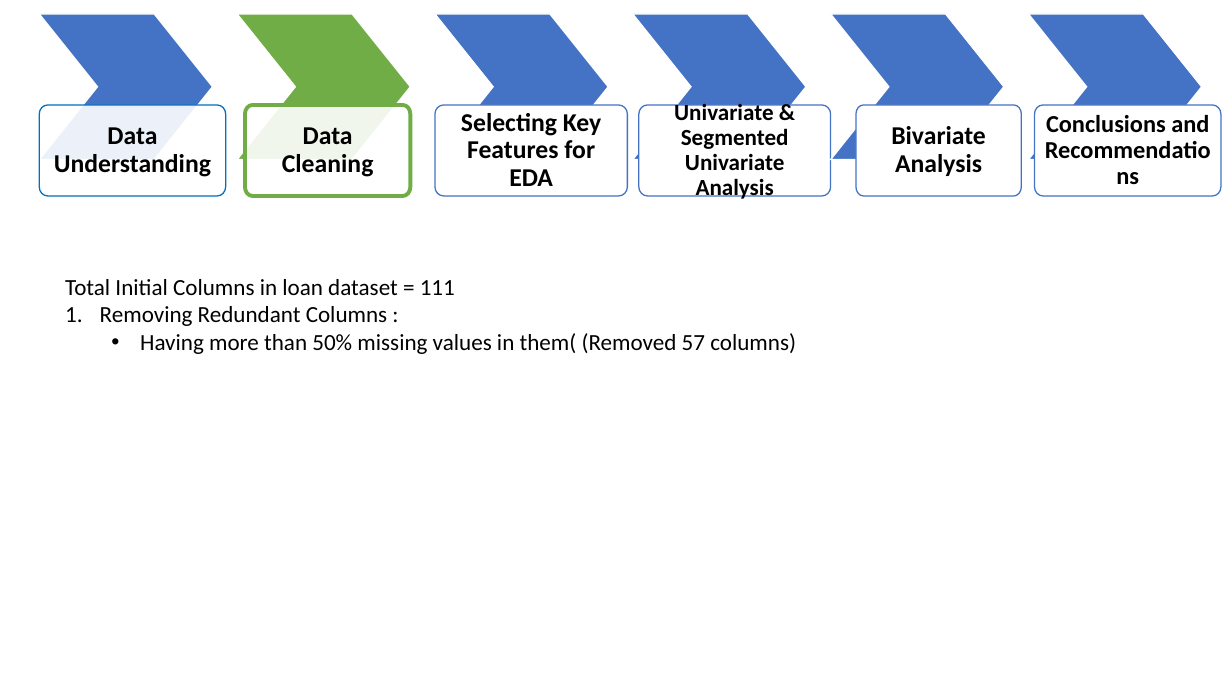
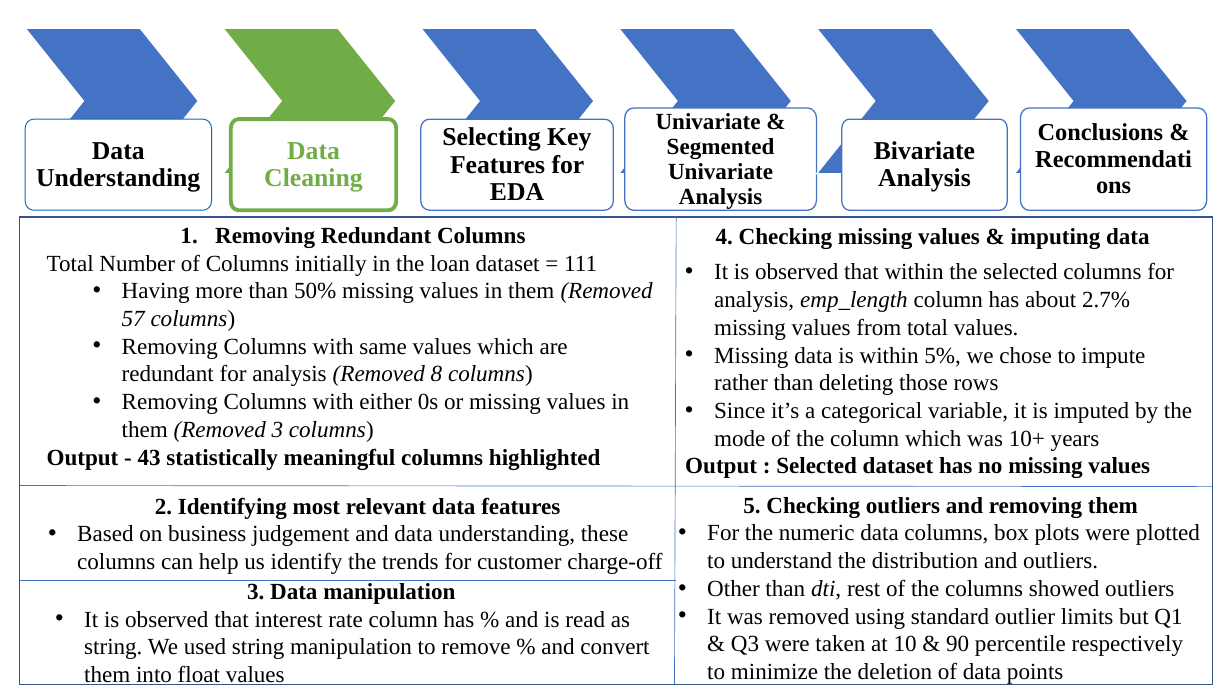
Before and after one commit to karthickchetti/LendingClubCaseStudy, a slide deck: slide 4 of LC_EDA.pptx. Drawn at 1232x693 pixels with LibreOffice and Linux fonts; fonts in the diff are those of the drawing. Boxes give left, top, right and bottom in pixels: in the first picture for what was removed or moved away, otherwise in the second. Text is boxed around its words. In the diff, an @@ line names an element or a change of style, - is before the commit and + after.

```diff
--- a/LC_EDA.pptx
+++ b/LC_EDA.pptx
@@ 6 chevrons, 4 freeform shapes: place and size @@
-6 chevrons, 4 freeform shapes at box(40, 14, 1202, 196)
+6 chevrons, 4 freeform shapes at box(25, 29, 1188, 210)
@@ freeform shape "Data Understanding" at box(25, 119, 212, 210): font Calibri to Times New Roman; outline #0070C0 1 pt to #0070C0 0.75 pt @@
@@ freeform shape "Data Cleaning" at box(231, 119, 396, 210): font Calibri to Times New Roman, text colour #000000 to #70AD47 @@
@@ font Calibri to Times New Roman in 3 elements at box(842, 119, 1007, 210), box(421, 119, 613, 210), box(625, 108, 817, 211) @@
@@ freeform shape "Univariate & Segmented Univariate Analysis": place and size @@
-freeform shape "Univariate & Segmented Univariate Analysis" at box(639, 105, 831, 196)
+freeform shape "Univariate & Segmented Univariate Analysis" at box(625, 108, 817, 211)
@@ freeform shape "Conclusions & Recommendations": place and size @@
-freeform shape "Conclusions & Recommendations" at box(1035, 105, 1222, 196)
+freeform shape "Conclusions & Recommendations" at box(1020, 108, 1207, 211)
@@ text in freeform shape at box(1038, 123, 1164, 141): text changed; font Calibri to Times New Roman @@
-Conclusions and Recommendations
+Conclusions & Recommendations
@@ rectangle added at box(19, 217, 1213, 685), outline #325491 1 pt @@
@@ text at box(47, 227, 653, 470): text changed; font Calibri to Times New Roman @@
-Total Initial Columns in loan dataset = 111
-1. Removing Redundant Columns :
-  • Having more than 50% missing values in them( (Removed 57 columns)
+1. Removing Redundant Columns
+Total Number of Columns initially in the loan dataset = 111
+  • Having more than 50% missing values in them (Removed 57 columns)
+  • Removing Columns with same values which are redundant for analysis (Removed 8 columns)
+  • Removing Columns with either 0s or missing values in them (Removed 3 columns)
+Output - 43 statistically meaningful columns highlighted
@@ line added from (675, 685) to (677, 217), #4472C4 0.5 pt @@
@@ text added at box(716, 228, 1150, 249), 18 pt, text #000000, bold @@
+4. Checking missing values & imputing data
@@ text added at box(685, 262, 1192, 478), 18 pt, text #000000 @@
+• It is observed that within the selected columns for analysis, emp_length column has about 2.7% missing values from total values.
+• Missing data is within 5%, we chose to impute rather than deleting those rows
+• Since it’s a categorical variable, it is imputed by the mode of the column which was 10+ years
+Output : Selected dataset has no missing values
@@ line added from (19, 486) to (1213, 487), #4472C4 0.5 pt @@
@@ text added at box(77, 497, 662, 574), 18 pt, text #000000 @@
+2. Identifying most relevant data features
+• Based on business judgement and data understanding, these columns can help us identify the trends for customer charge-off
@@ text added at box(707, 497, 1200, 685), 18 pt, text #000000 @@
+5. Checking outliers and removing them
+• For the numeric data columns, box plots were plotted to understand the distribution and outliers.
+• Other than dti, rest of the columns showed outliers
+• It was removed using standard outlier limits but Q1 & Q3 were taken at 10 & 90 percentile respectively to minimize the deletion of data points
@@ line added from (20, 580) to (677, 580), #4472C4 0.5 pt @@
@@ text added at box(84, 583, 649, 685), 18 pt, text #000000 @@
+3. Data manipulation
+• It is observed that interest rate column has % and is read as string. We used string manipulation to remove % and convert them into float values
```
Also in this commit, not shown: 2 other slides changed, 3 slides added, 1 slide removed, 1 other file.
